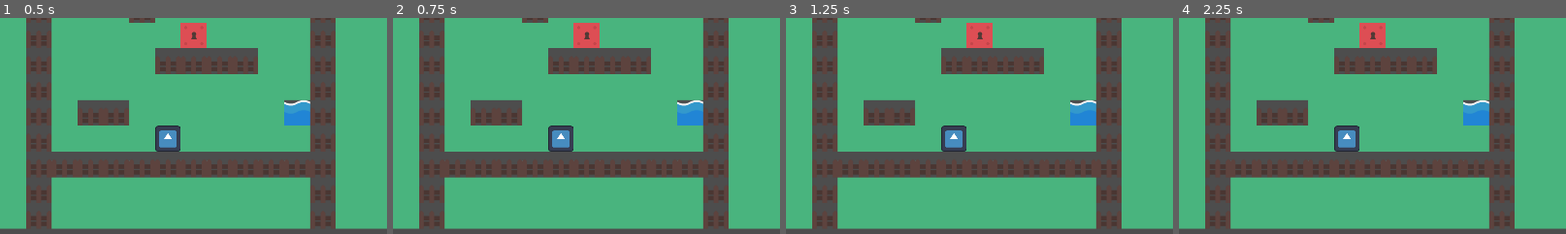
Above: before the commit, frames 1-4 (left to right).
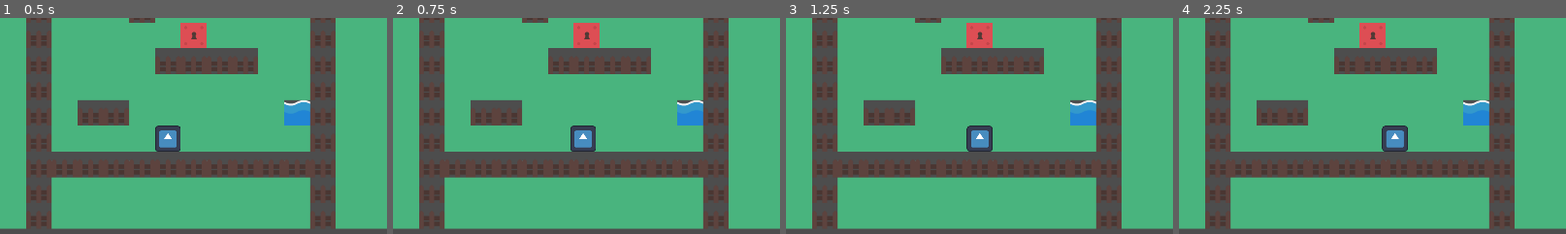
Above: after the commit, the same moments.

Repository: CrazyKamel/ggjMask
Game: Godot game, scene res://main.tscn
The game is run twice, just before and just after one commit, with the same random seed, the same clock (stepped at 60 frames per second) and the same inputs. The engine's default icon, where the game draws it, is replaced by a stand-in: a white triangle on a blue panel in a dark square.
Inputs:
- Up to frame 1 (0.5 s): no input
- Up to frame 2 (0.75 s): tap Enter at 0.5 s; hold Right (Right) from 0.53 s (still down)
- Up to frame 3 (1.25 s): keep holding Right (Right)
- Up to frame 4 (2.25 s): tap Space at 1.25 s; release Right (Right) at 1.28 s; hold Down (Down) 1.28-2.03 s; tap Enter at 2 s; hold Right (Right) from 2.03 s (still down)
The pictures show only the part of the screen within x 27-77%, y 46-96%; the shares and areas given below are measured in that part.

Frame 1 is identical in both runs. In frame 2, 1.4% of the frame differs, in the area x 40-53%, y 49-62%; in frame 3, 1.6%, in the area x 40-54%, y 49-62%; in frame 4, 1.6%.
Error before the commit: Parse Error: Unindent doesn't match the previous indentation level. (res://player_movement.gd:25)

Commit message:
Indent fixed

Diff:
--- a/main.tscn
+++ b/main.tscn
@@ -4,7 +4,6 @@
 [ext_resource type="Script" uid="uid://c8prco6bje8h3" path="res://player_movement.gd" id="2_0xm2m"]
 [ext_resource type="Shader" uid="uid://bhoo7n45tlo3t" path="res://main.gdshader" id="3_h2yge"]
 [ext_resource type="Texture2D" uid="uid://ocuwxhu3qo3p" path="res://assets/tilesheet_complete.png" id="4_1bvp3"]
-[ext_resource type="Texture2D" uid="uid://k7ytnlq2oln8" path="res://assets/dungeon_tiles_scaled_4x_pngcrushed.png" id="5_lquwl"]
 
 [sub_resource type="RectangleShape2D" id="RectangleShape2D_h2yge"]
 size = Vector2(124, 124)
@@ -48,83 +47,6 @@
 custom_data_layer_4/type = 1
 sources/0 = SubResource("TileSetAtlasSource_lquwl")
 
-[sub_resource type="TileSetAtlasSource" id="TileSetAtlasSource_7mycd"]
-texture = ExtResource("5_lquwl")
-texture_region_size = Vector2i(64, 64)
-0:0/0 = 0
-1:0/0 = 0
-2:0/0 = 0
-3:0/0 = 0
-4:0/0 = 0
-5:0/0 = 0
-6:0/0 = 0
-7:0/0 = 0
-8:0/0 = 0
-9:0/0 = 0
-0:1/0 = 0
-1:1/0 = 0
-2:1/0 = 0
-3:1/0 = 0
-4:1/0 = 0
-5:1/0 = 0
-6:1/0 = 0
-6:1/0/z_index = 1
-7:1/0 = 0
-8:1/0 = 0
-9:1/0 = 0
-0:2/0 = 0
-0:2/0/z_index = 1
-1:2/0 = 0
-1:2/0/z_index = 1
-2:2/0 = 0
-2:2/0/z_index = 1
-3:2/0 = 0
-3:2/0/z_index = 1
-4:2/0 = 0
-5:2/0 = 0
-6:2/0 = 0
-7:2/0 = 0
-8:2/0 = 0
-8:2/0/custom_data_0 = true
-9:2/0 = 0
-9:2/0/custom_data_0 = true
-0:3/0 = 0
-0:3/0/custom_data_0 = true
-1:3/0 = 0
-1:3/0/custom_data_0 = true
-2:3/0 = 0
-2:3/0/z_index = 1
-3:3/0 = 0
-3:3/0/z_index = 1
-4:3/0 = 0
-4:3/0/z_index = 1
-5:3/0 = 0
-5:3/0/z_index = 1
-6:3/0 = 0
-6:3/0/custom_data_0 = true
-7:3/0 = 0
-7:3/0/custom_data_0 = true
-8:3/0 = 0
-8:3/0/custom_data_0 = true
-9:3/0 = 0
-9:3/0/custom_data_0 = true
-0:4/0 = 0
-0:4/0/custom_data_0 = true
-1:4/0 = 0
-1:4/0/custom_data_0 = true
-2:4/0 = 0
-2:4/0/custom_data_0 = true
-3:4/0 = 0
-3:4/0/custom_data_0 = true
-4:4/0 = 0
-4:4/0/custom_data_0 = true
-
-[sub_resource type="TileSet" id="TileSet_272bh"]
-tile_size = Vector2i(64, 64)
-custom_data_layer_0/name = "mur"
-custom_data_layer_0/type = 1
-sources/0 = SubResource("TileSetAtlasSource_7mycd")
-
 [node name="Node2D" type="Node2D" unique_id=1851155468]
 
 [node name="CharacterBody2D" type="CharacterBody2D" parent="." unique_id=2037261801]
--- a/player_movement.gd
+++ b/player_movement.gd
@@ -8,7 +8,7 @@
 
 @export var mask_strengh = 10
 
-@onready var tileMap = $"../TileMapLayer2"
+@onready var tileMap = $"../TileMapLayer"
 
 @onready var crounch = $"../Crounch"
 
@@ -23,7 +23,7 @@
 var crounch_state = false
 func _ready():
 	position = Vector2(startX, startY)
-  crounch.start(4)
+	crounch.start(4)
 
 func _physics_process(delta):
 	var tile_coords = tileMap.local_to_map(tileMap.to_local(global_position))
